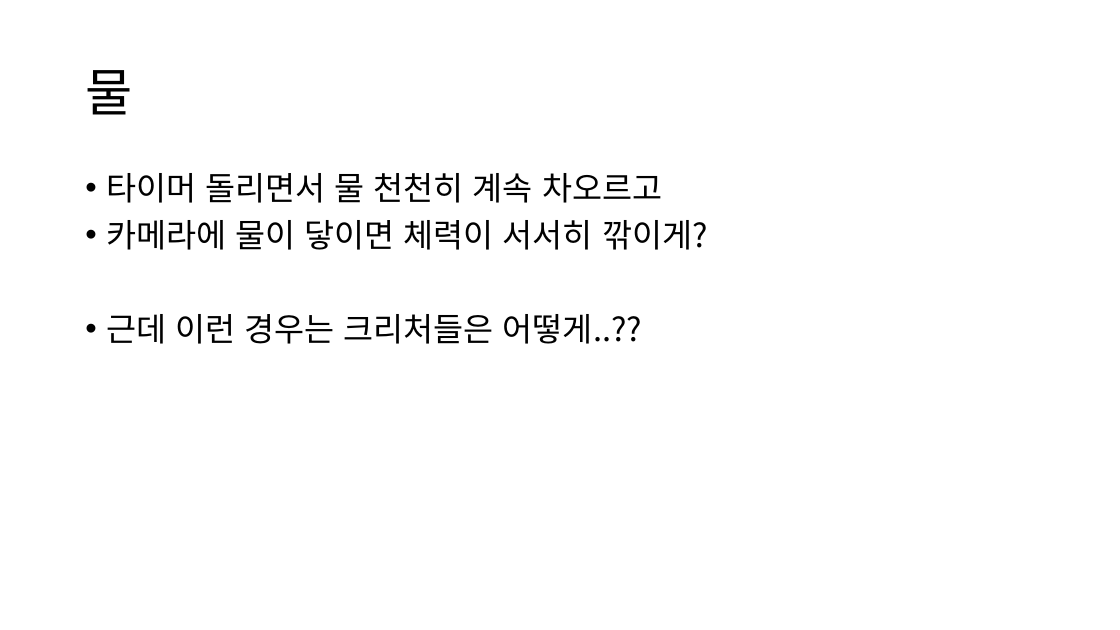
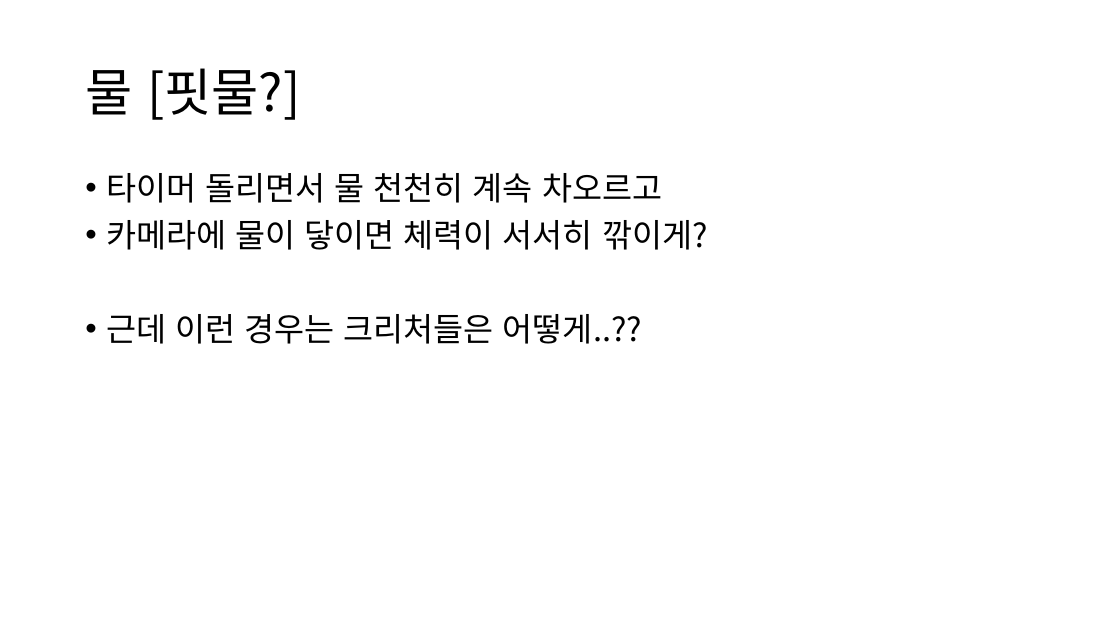
Before and after one commit to ksy642/MyPrototype, a slide deck: slide 16 of Documents/기획서/기획서.pptx (slide 14 before the commit). Drawn at 1120x630 pixels with LibreOffice and Linux fonts; fonts in the diff are those of the drawing. Boxes give left, top, right and bottom in pixels: in the first picture for what was removed or moved away, otherwise in the second. Text is boxed around its words. In the diff, an @@ line names an element or a change of style, - is before the commit and + after.

```diff
--- a/Documents/기획서/기획서.pptx
+++ b/Documents/기획서/기획서.pptx
@@ title at bbox=[85, 68, 301, 120]: text changed @@
-물
+물 [핏물?]
```
Also in this commit, not shown: 2 slides added.
